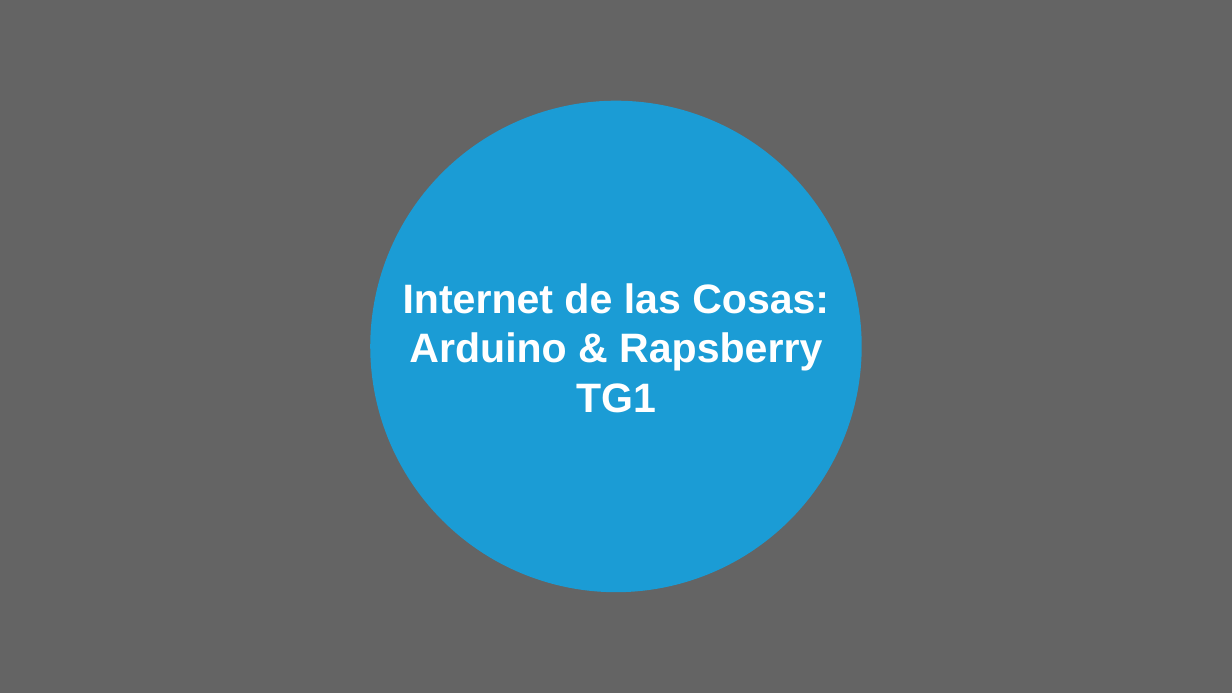
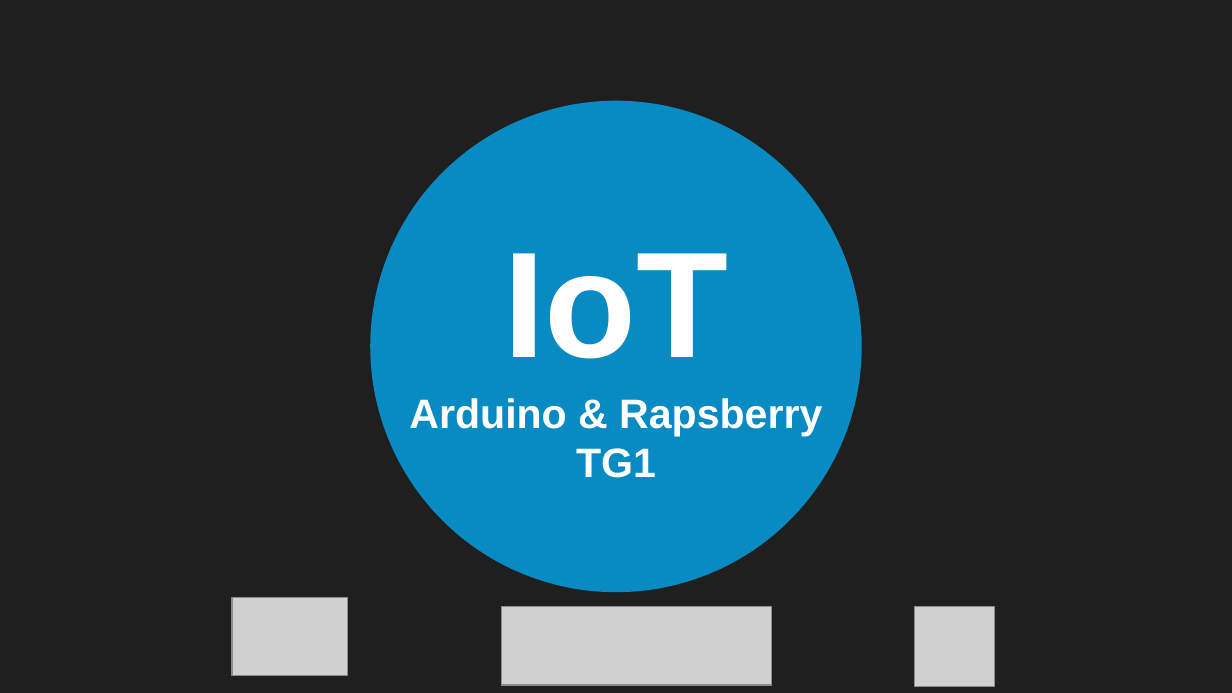
Before and after one commit to dmoreno19949/DTE_TG_ARDUINO_RAPSBERRY, a slide deck: slide 1 of TG1/TG1_fer.pptx. Drawn at 1232x693 pixels with LibreOffice and Linux fonts; fonts in the diff are those of the drawing; grey boxes stand for pictures; background and template pictures are left out; a plain dark background stands for a picture behind light text. Boxes give left, top, right and bottom in pixels: in the first picture for what was removed or moved away, otherwise in the second. Text is boxed around its words. In the diff, an @@ line names an element or a change of style, - is before the commit and + after.

```diff
--- a/TG1/TG1_fer.pptx
+++ b/TG1/TG1_fer.pptx
@@ rectangle at (x1=0, y1=0, x2=1232, y2=693): fill #FFFFFF at 27% opacity to #000000 at 27% opacity @@
@@ title at (x1=409, y1=253, x2=822, y2=478): text changed @@
-Internet de las Cosas: Arduino & Rapsberry
-TG1
+IoT
+Arduino & Rapsberry
+TG1
@@ picture added at (x1=232, y1=598, x2=347, y2=676) @@
@@ picture added at (x1=501, y1=607, x2=771, y2=685) @@
@@ picture added at (x1=915, y1=607, x2=995, y2=687) @@
```
Also in this commit, not shown: 4 other slides changed, 11 slides added, 51 slides removed.
